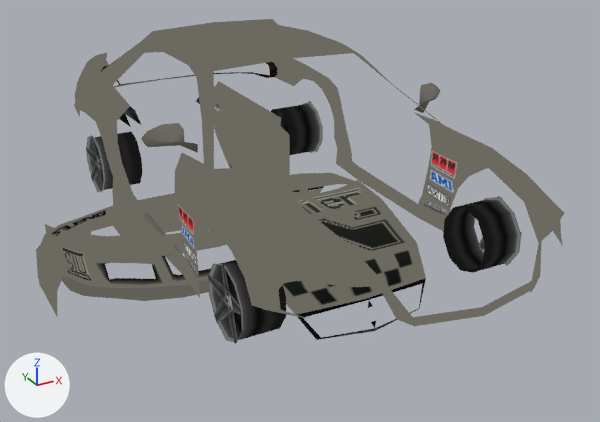
The glTF model site/public/burnout-legends-psp/models/car-COMP_Car4.glb, before and after one commit.
Before and after are seen from a 50 mm lens placed at (-2.31, -4.41, 2.1), pointed at (0.01, -0.18, -0.01). The axes (+X, +Y, +Z) are drawn at lower left. The lights are the same throughout. The first picture is the older version. Vertices at exactly the same position are counted once.

The older version as bpy lines, for what is in view:
```python
me_comp_car4 = bpy.data.meshes.new('COMP_Car4')
me_comp_car4.from_pydata(...)  # 770 vertices, 984 faces; spans x -1.65..1.01, y -1.94..2.2, z -0.4..0.99
me_comp_car4.materials.append(mat_material_0)
me_comp_car4.materials.append(mat_material_1)
me_comp_car4.materials.append(mat_material_2)
me_comp_car4.materials.append(mat_material_3)
me_comp_car4.materials.append(mat_material_4)
me_comp_car4.materials.append(mat_material_5)
me_comp_car4.materials.append(mat_material_6)
me_comp_car4.materials.append(mat_material_7)
me_comp_car4.materials.append(mat_material_8)
me_comp_car4.materials.append(mat_material_9)
me_comp_car4.materials.append(mat_material_10)
ob_comp_car4 = bpy.data.objects.new('COMP_Car4', me_comp_car4)
ob_comp_car4.location = (0.0, 0.0, 0.0)
```
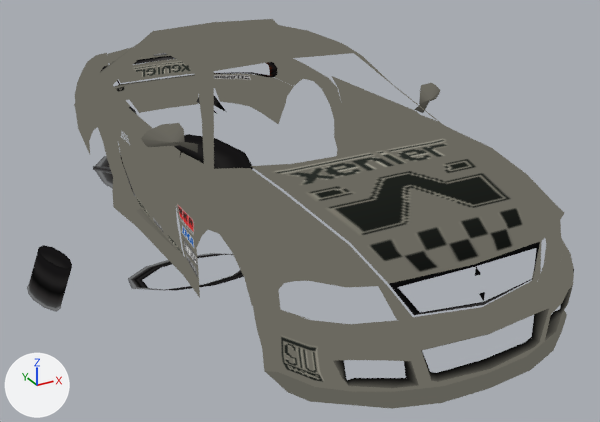
Changed parts and their boxes (x1, y1, x2, y2) in the pictures (600 x 422 px; the box of a moved part takes in the faces that stretch with it):
'COMP_Car4', reshaped (20% taller): before (36, 19, 564, 344); after (27, 19, 574, 409)
part 1 of me_comp_car4, moved or reshaped: before (45, 189, 309, 301); after (252, 231, 574, 409)
part 2 of me_comp_car4, moved or reshaped: before (36, 190, 331, 318); after (75, 73, 294, 154)
part 3 of me_comp_car4, moved or reshaped: before (289, 173, 363, 195); after (104, 47, 194, 83)
part 4 of me_comp_car4, moved or reshaped: before (86, 132, 142, 192); after (94, 134, 253, 197)
part 5 of me_comp_car4, moved or reshaped: before (208, 260, 286, 343); after (27, 245, 72, 312)
part 6 of me_comp_car4, moved or reshaped: before (271, 102, 323, 155); after (128, 253, 244, 291)
part 7 of me_comp_car4, added (mostly hidden): after (93, 166, 134, 194)
part 8 of me_comp_car4, deleted: before (443, 197, 521, 273)
part 9 of me_comp_car4, deleted: before (479, 196, 522, 266)
part 10 of me_comp_car4, deleted: before (208, 263, 241, 344)
part 11 of me_comp_car4, deleted: before (86, 135, 102, 193)
part 12 of me_comp_car4, moved or reshaped: before (214, 81, 426, 340); after (115, 76, 540, 315)
part 13 of me_comp_car4, surface changed: before (317, 332, 366, 340); after (399, 289, 420, 315)

The change, as a diff of the scene's bpy script:
```diff
--- a/site/public/burnout-legends-psp/models/car-COMP_Car4.glb.py
+++ b/site/public/burnout-legends-psp/models/car-COMP_Car4.glb.py
@@ me_comp_car4 @@
-me_comp_car4.from_pydata(...)  # 770 vertices, 984 faces; spans x -1.65..1.01, y -1.94..2.2, z -0.4..0.99
+me_comp_car4.from_pydata(...)  # 681 vertices, 875 faces; spans x -1.58..1.01, y -2.02..2.24, z -0.57..0.99
+# me_comp_car4 part 1: the loose piece of 115 vertices spanning x -1.45..0.35, y -0.22..0.42, z -0.4..0.0 is moved by (0.55, -1.8, 0.2)
+# me_comp_car4 part 2: the loose piece of 57 vertices spanning x -1.65..0.16, y -0.31..0.38, z -0.33..0.05 is moved by (0.74, 1.86, 0.25)
+# me_comp_car4 part 3: the loose piece of 28 vertices spanning x -0.6..0.6, y -0.02..0.35, z -0.26..0.04 is moved by (0.0, 1.82, 0.58)
+# me_comp_car4 part 4: the loose piece of 30 vertices spanning x -0.89..-0.6, y 1.05..1.45, z -0.22..0.22 is multiplied about its middle by the matrix ((1.007, -0.071, -1.007), (-2.026, 0.059, 2.252), (0.995, -0.936, -0.205)), then moved by (0.39, -0.04, -0.12), in mat_material_7
+# me_comp_car4 part 5: the loose piece of 30 vertices spanning x -0.89..-0.63, y -1.23..-0.83, z -0.22..0.22 is multiplied about its middle by the matrix ((0.394, -0.353, -0.081), (-0.068, 0.226, 1.206), (1.079, -0.014, -0.106)), then moved by (-0.69, 1.49, -0.41), in mat_material_8
+# me_comp_car4 part 6: the loose piece of 30 vertices spanning x 0.6..0.89, y 1.05..1.45, z -0.22..0.22 is multiplied about its middle by the matrix ((-0.175, 0.607, -1.655), (0.323, -1.089, 0.392), (-0.088, 0.015, -0.332)), then moved by (-1.35, -1.15, -0.41), in mat_material_9
+# me_comp_car4 part 7: a new loose piece of 20 vertices spanning x -0.72..-0.31, y 1.08..2.0, z -0.47..-0.08, in mat_material_7
+# me_comp_car4 part 8: the loose piece of 30 vertices spanning x 0.63..0.89, y -1.23..-0.83, z -0.22..0.22 is deleted
+# me_comp_car4 part 9: the loose piece of 20 vertices spanning x 0.86..0.89, y -1.23..-0.83, z -0.18..0.22 is deleted
+# me_comp_car4 part 10: the loose piece of 20 vertices spanning x -0.89..-0.86, y -1.23..-0.83, z -0.18..0.22 is deleted
+# me_comp_car4 part 11: the loose piece of 20 vertices spanning x -0.89..-0.86, y 1.05..1.45, z -0.18..0.22 is deleted
+# me_comp_car4 part 12
+# 32 vertices are removed from x -0.6..0.6, y -1.06..1.12, z -0.38..0.53
+# 42 faces are deleted
+# 15 vertices in x -0.05..0.04, y 0.0..1.12, z -0.09..0.53 move by (0.83, -0.37, 0.03)
+# 11 vertices move from x -0.51..0.0, y -1.08..1.03, z -0.4..0.44 to x -0.86..0.0, y -1.93..0.73, z 0.2..0.6
+# 33 vertices are added at x -0.87..0.83, y -1.93..0.75, z -0.06..0.6
+# 2 new faces join them, mat_material_1
+# 12 new faces join them, mat_material_2
+# 28 new faces join them, mat_material_5
+# me_comp_car4 part 13: 2 kept faces spanning x -0.86..-0.33, y -1.89..0.66, z 0.22..0.43 get new texture (UV) coordinates
+# other edits to the shape of me_comp_car4 do not show in these pictures
 me_comp_car4.materials.append(mat_material_0)
@@ me_comp_car4 @@
 me_comp_car4.materials.append(mat_material_9)
-me_comp_car4.materials.append(mat_material_10)
```
